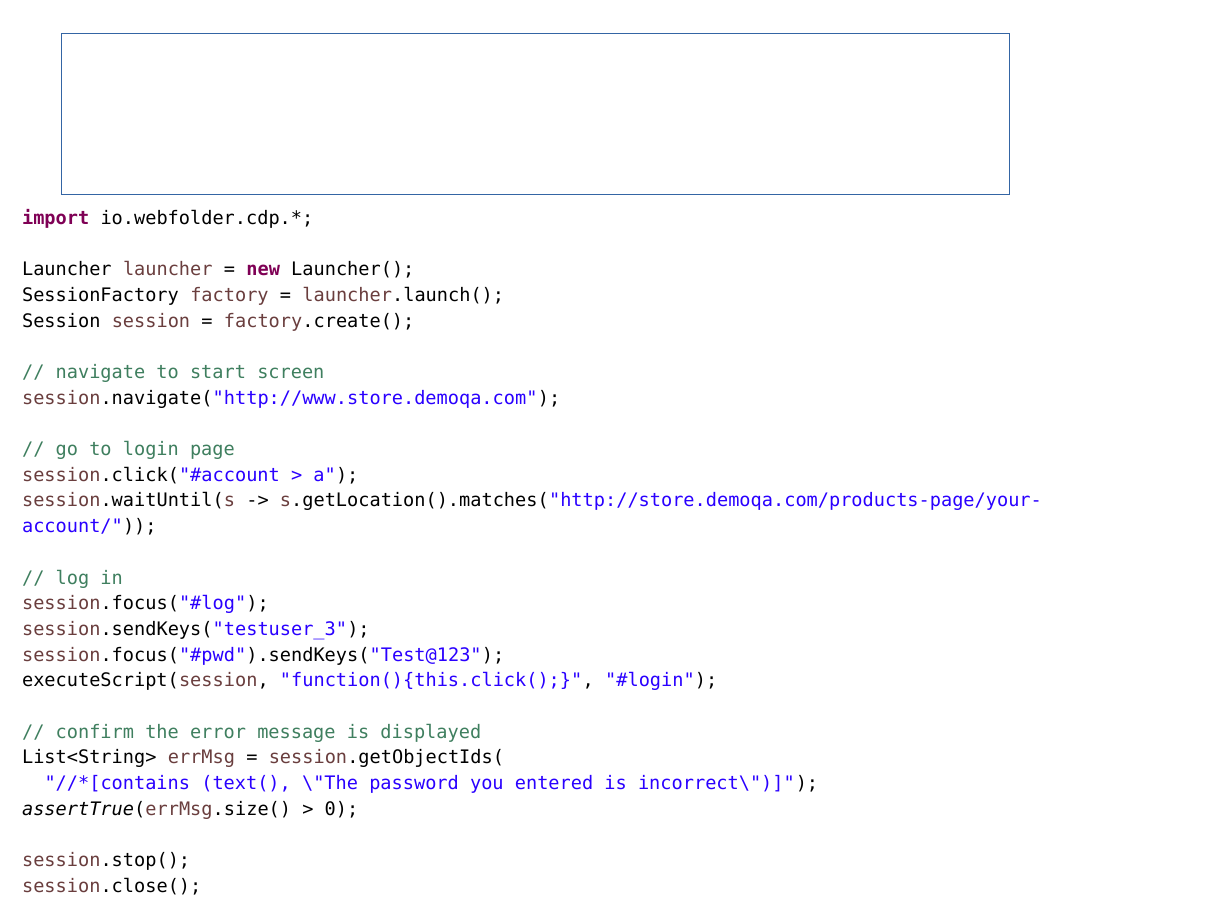
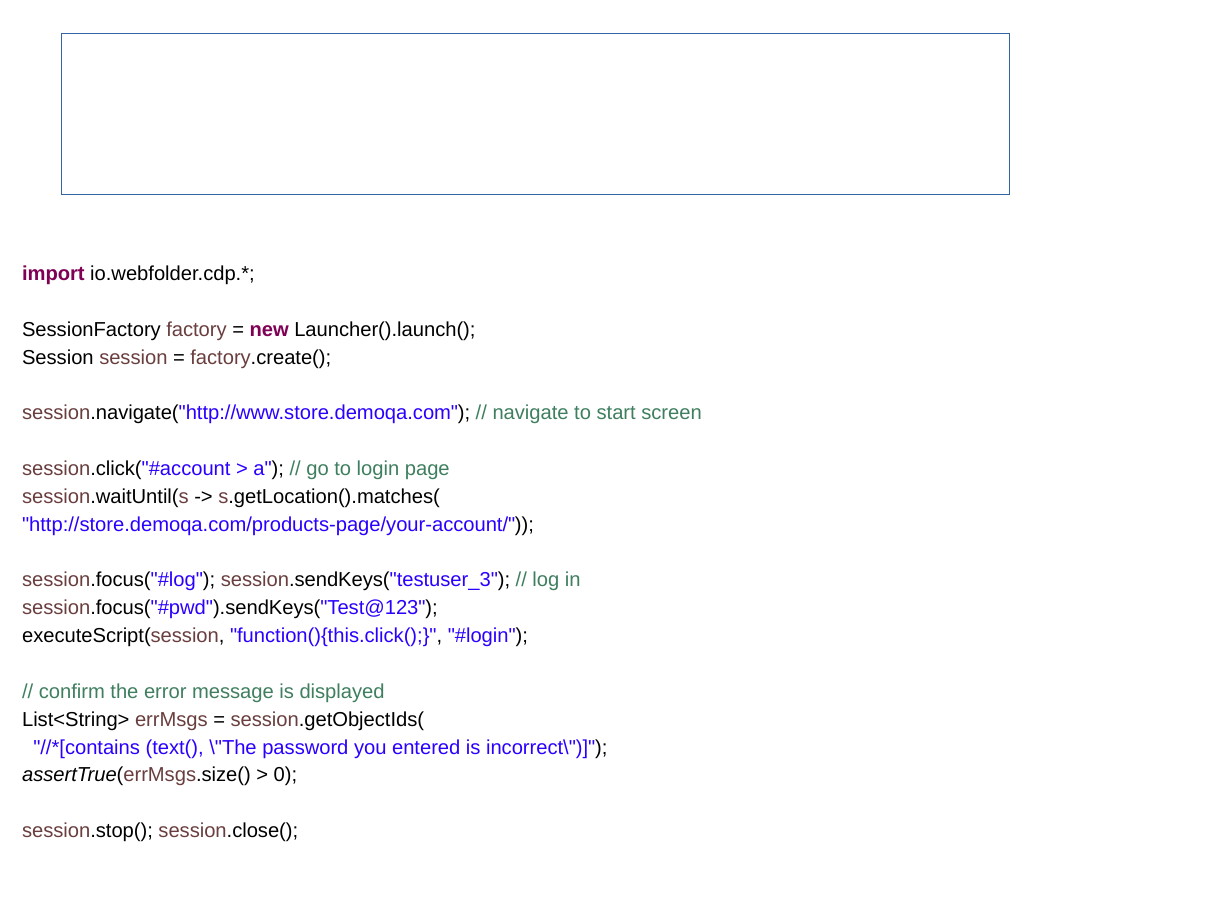
Before and after one commit to sergueik/SKDF, a slide deck: slide 6 of SKDF.odp. Drawn at 1232x924 pixels with LibreOffice and Linux fonts; fonts in the diff are those of the drawing; background and template pictures are left out. Boxes give left, top, right and bottom in pixels: in the first picture for what was removed or moved away, otherwise in the second. Text is boxed around its words. In the diff, an @@ line names an element or a change of style, - is before the commit and + after.

```diff
--- a/SKDF.odp
+++ b/SKDF.odp
@@ text "import io.webfolder.cdp.*;": place and size @@
-text "import io.webfolder.cdp.*;" at bbox=[22, 209, 1042, 895]
+text "import io.webfolder.cdp.*;" at bbox=[22, 265, 701, 842]
@@ text at bbox=[22, 265, 607, 759]: size 12 to 13 pt, font DejaVu Sans Mono to Arial in "import io.webfolder.cdp.*;", "Session session = factory.create();", "session.focus("#pwd").sendKeys("Test@123");", "executeScript(session, "function(){this.click();}", "#login" ..." and 2 more places @@
@@ text at bbox=[22, 321, 475, 341]: text changed; size 12 to 13 pt; font DejaVu Sans Mono to Arial @@
-Launcher launcher = new Launcher();
-SessionFactory factory = launcher.launch();
+SessionFactory factory = new Launcher().launch();
@@ text at bbox=[22, 404, 701, 591]: text changed; size 12 to 13 pt; font DejaVu Sans Mono to Arial @@
-// navigate to start screen
-session.navigate("http://www.store.demoqa.com");
-// go to login page
-session.click("#account > a");
-session.waitUntil(s -> s.getLocation().matches("http://store.demoqa.com/products-page/your-account/"));
-// log in
-session.focus("#log");
-session.sendKeys("testuser_3");
+session.navigate("http://www.store.demoqa.com"); // navigate to start screen
+session.click("#account > a"); // go to login page
+session.waitUntil(s -> s.getLocation().matches(
+"http://store.demoqa.com/products-page/your-account/"));
+session.focus("#log"); session.sendKeys("testuser_3"); // log in
@@ text at bbox=[22, 711, 425, 731]: text changed; size 12 to 13 pt; font DejaVu Sans Mono to Arial @@
-List<String> errMsg = session.getObjectIds(
+List<String> errMsgs = session.getObjectIds(
@@ text at bbox=[22, 766, 298, 842]: text changed; size 12 to 13 pt; font DejaVu Sans Mono to Arial @@
-assertTrue(errMsg.size() > 0);
-session.stop();
-session.close();
+assertTrue(errMsgs.size() > 0);
+session.stop(); session.close();
```
Also in this commit, not shown: 2 other slides changed, 1 other file.
